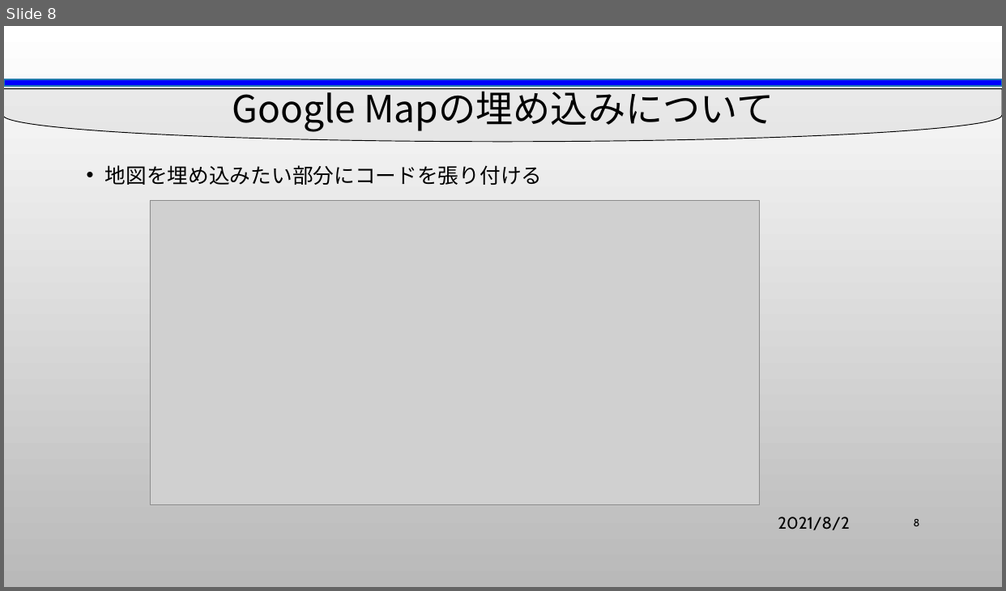
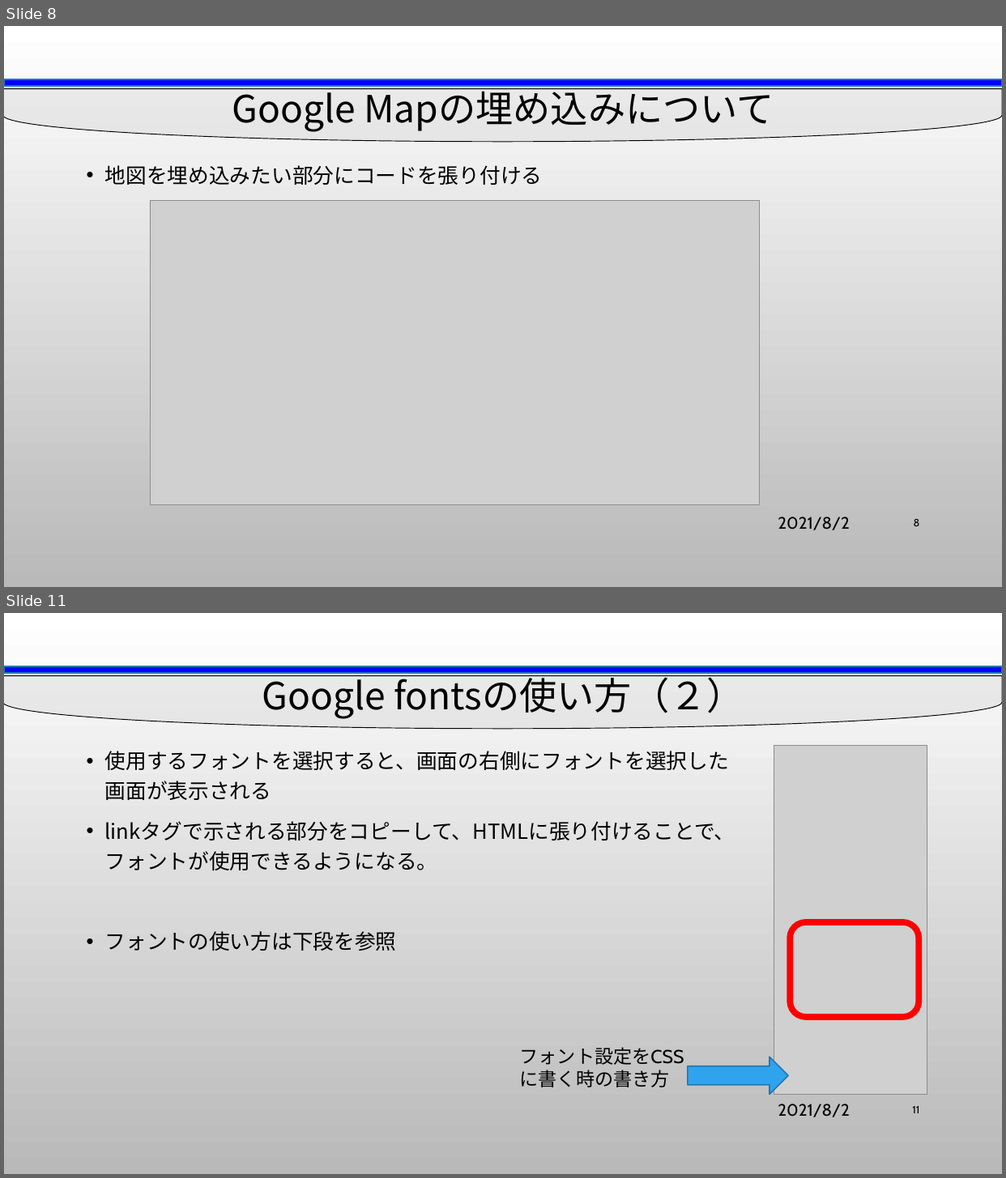
Before and after one commit to yuedackg/WEBdesign2021, a slide deck: #8_0624/WEBデザイン1_評価課題.pptx. Shown one above the other, each under a label of ours: slide 8 before the commit, slides 8 and 11 after it; the slides between them are not shown. The pictures are 1006x591 and 1006x1178 pixels, drawn with LibreOffice and Linux fonts; fonts in the diff are those of the drawing; grey boxes stand for pictures; background and template pictures are left out. Boxes give left, top, right and bottom in pixels: in the first picture for what was removed or moved away, otherwise in the second. Text is boxed around its words. In the diff, an @@ line names an element or a change of style, - is before the commit and + after.

```diff
--- a/#8_0624/WEBデザイン1_評価課題.pptx
+++ b/#8_0624/WEBデザイン1_評価課題.pptx
@@ slide 11 added at box(4, 613, 1002, 1174), background picture (left out); not listed: 2 template elements that a slide beside it also shows @@
@@ title added at box(262, 671, 744, 719), 36 pt, text #000000 @@
+Google fontsの使い方（２）
@@ text added at box(105, 751, 735, 951), 20 pt, text #000000 @@
+• 使用するフォントを選択すると、画面の右側にフォントを選択した画面が表示される
+• linkタグで示される部分をコピーして、HTMLに張り付けることで、フォントが使用できるようになる。
+• フォントの使い方は下段を参照
@@ picture added at box(774, 746, 927, 1095) @@
@@ rounded rectangle added at box(790, 922, 918, 1017), outline #FF0000 6 pt @@
@@ text added at box(520, 1047, 684, 1065), 18 pt, text #000000 @@
+フォント設定をCSSに書く時の書き方
@@ right arrow added at box(688, 1057, 788, 1094), fill #2FA3EE, outline #2379B0 1.25 pt @@
@@ text added at box(778, 1104, 849, 1118), 16 pt, text #000000 @@
+2021/8/2
@@ page number added at box(912, 1106, 919, 1114), 10 pt, text #000000 @@
+11
```
Also in this commit, not shown: 1 slide changed, 2 other slides added, 1 other file.
